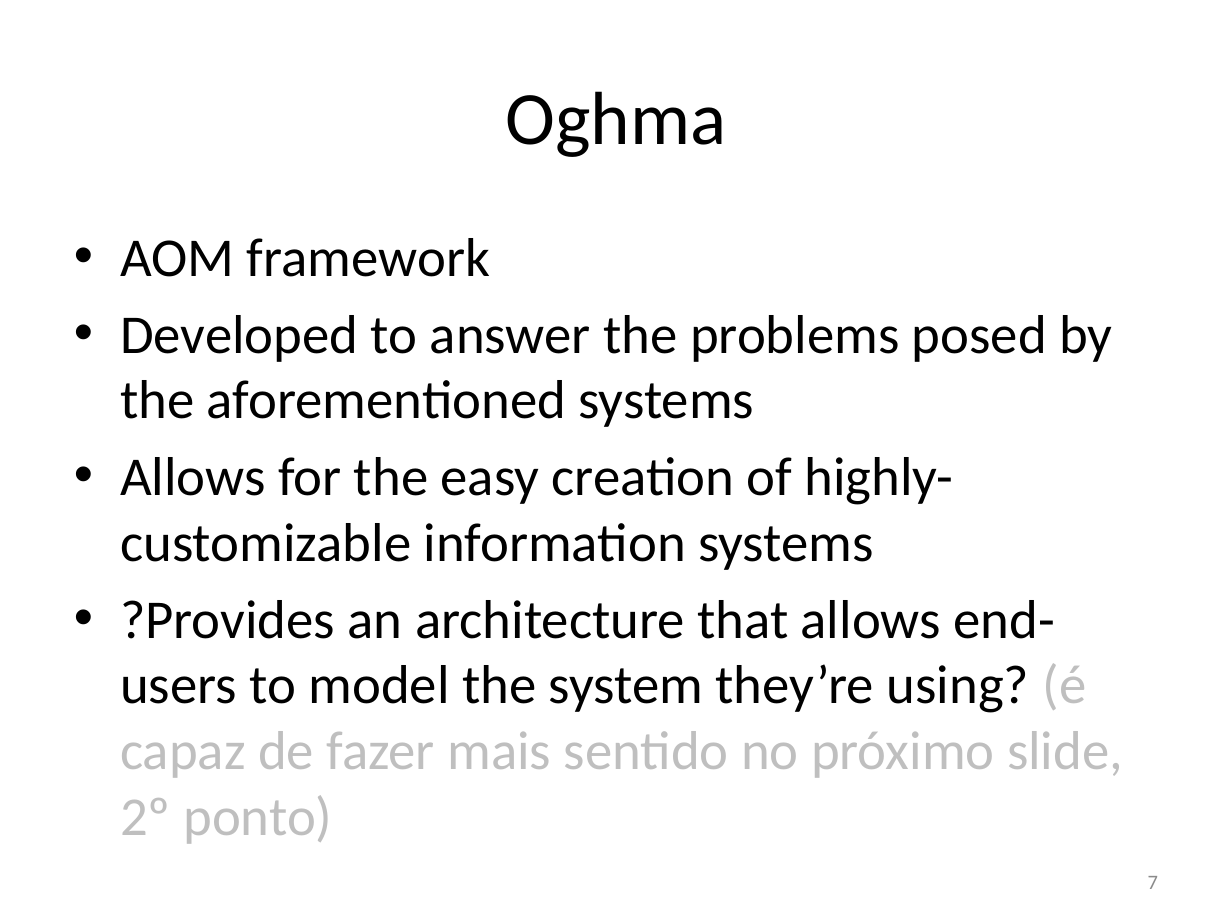
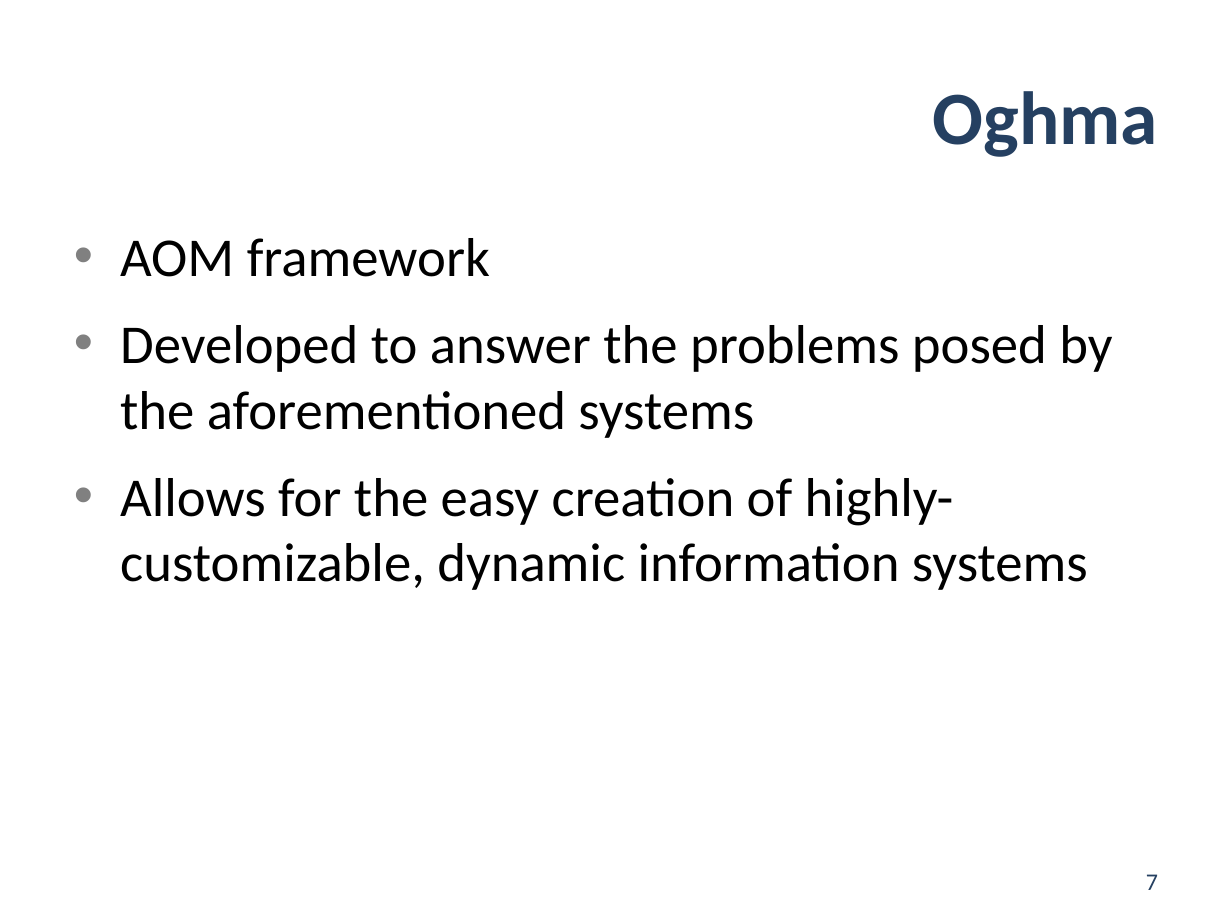
Before and after one commit to jgradim/thesis, a slide deck: slide 7 of presentations/pdis1.pptx. Drawn at 1232x924 pixels with LibreOffice and Linux fonts; fonts in the diff are those of the drawing. Boxes give left, top, right and bottom in pixels: in the first picture for what was removed or moved away, otherwise in the second. Text is boxed around its words. In the diff, an @@ line names an element or a change of style, - is before the commit and + after.

```diff
--- a/presentations/pdis1.pptx
+++ b/presentations/pdis1.pptx
@@ title "Oghma" at [932, 91, 1157, 157]: text colour #000000 to #254061, bold on; alignment centre to right @@
@@ text at [120, 238, 1112, 438]: more space between paragraphs @@
@@ text at [120, 478, 1088, 590]: text changed @@
-• Allows for the easy creation of highly-customizable information systems
-• ?Provides an architecture that allows end-users to model the system they’re using? (é capaz de fazer mais sentido no próximo slide, 2º ponto)
+• Allows for the easy creation of highly-customizable, dynamic information systems
@@ page number at [1146, 874, 1158, 890]: size 12 to 14 pt, text colour #8C8C8C to #254061 @@
```
Also in this commit, not shown: 9 other slides changed, 1 other file.
